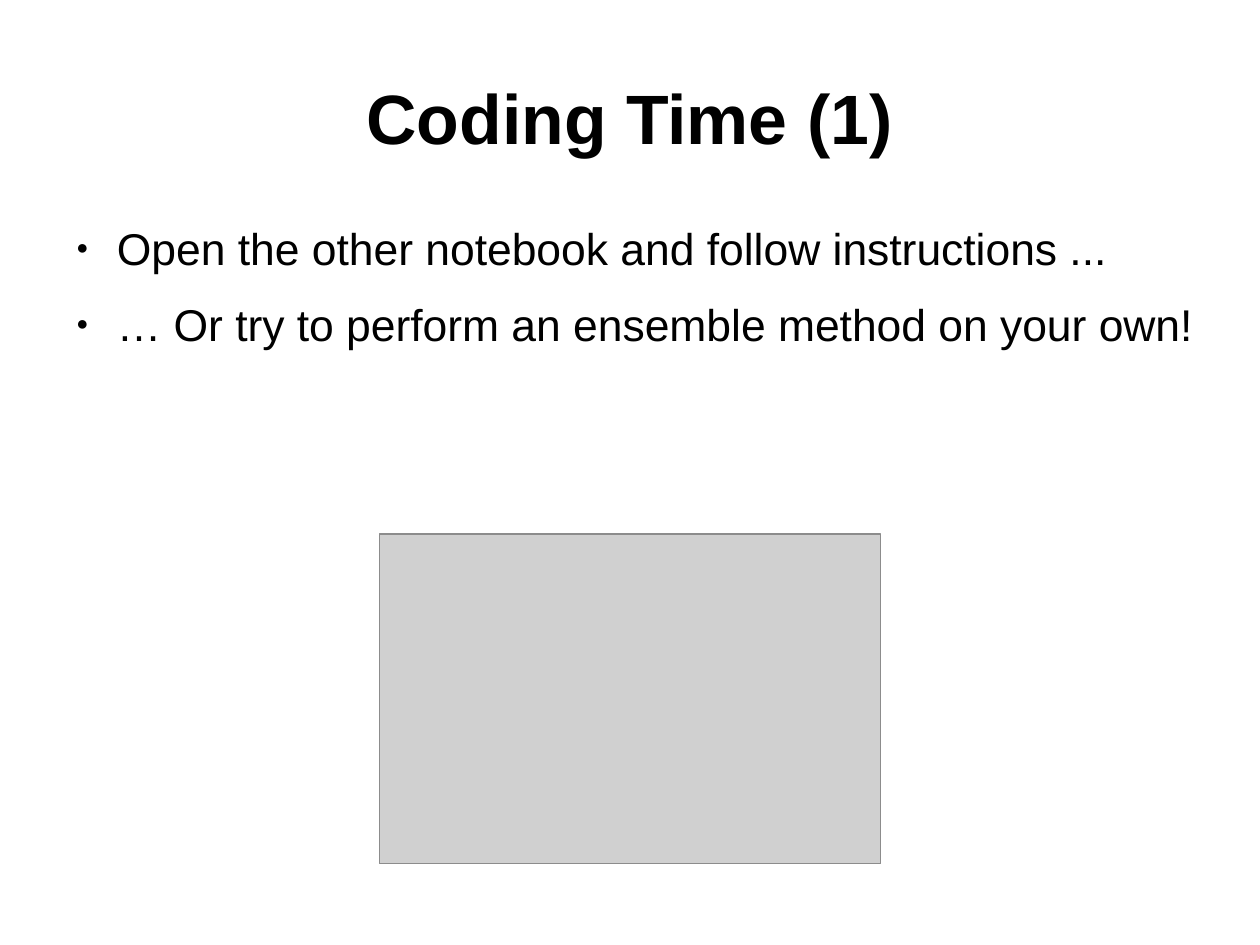
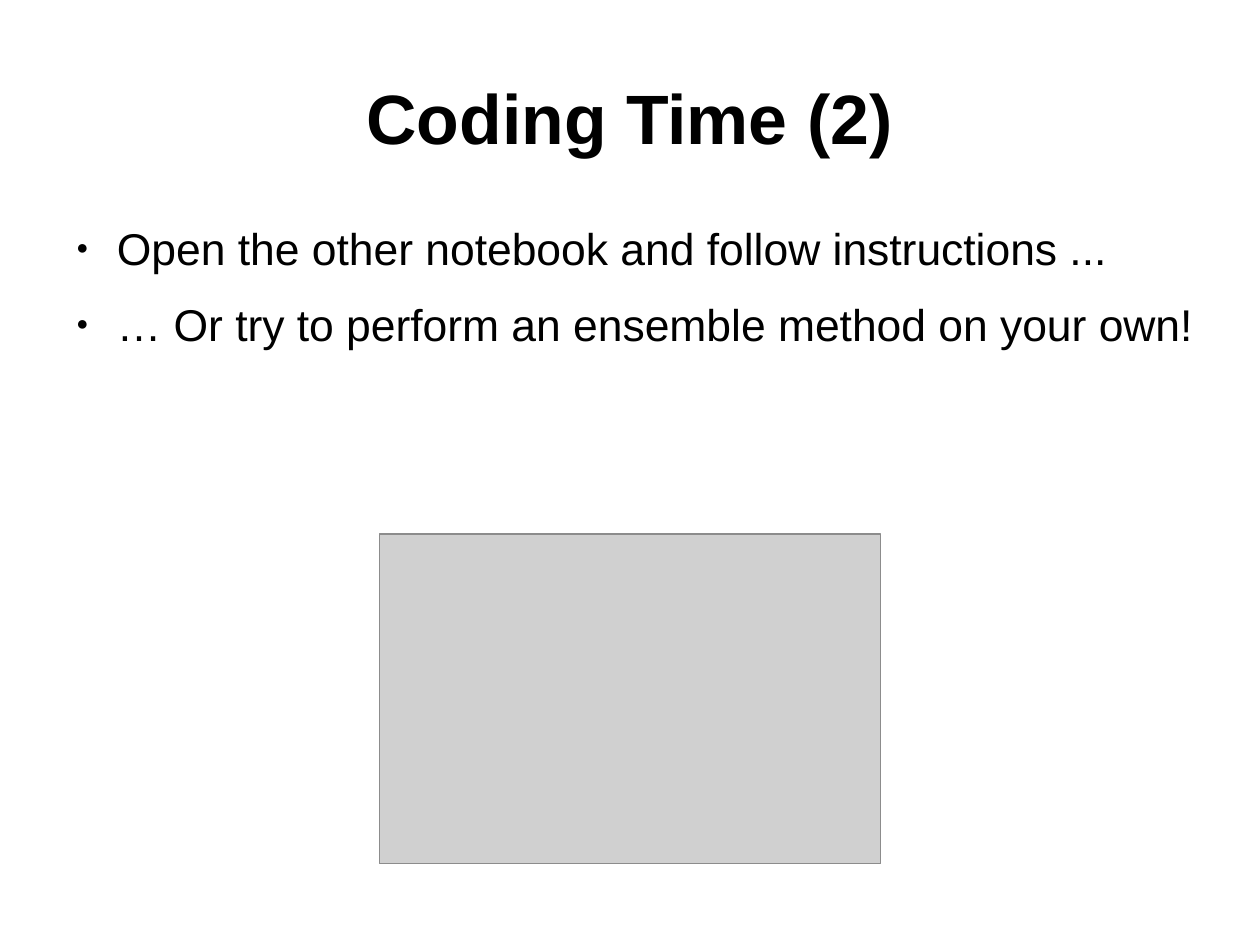
Before and after one commit to tayoakins/bigdata_aims_senegal_II, a slide deck: slide 14 of Slides/ML05_DT_plus.odp. Drawn at 1260x945 pixels with LibreOffice and Linux fonts; fonts in the diff are those of the drawing; grey boxes stand for pictures. Boxes give left, top, right and bottom in pixels: in the first picture for what was removed or moved away, otherwise in the second. Text is boxed around its words. In the diff, an @@ line names an element or a change of style, - is before the commit and + after.

```diff
--- a/Slides/ML05_DT_plus.odp
+++ b/Slides/ML05_DT_plus.odp
@@ title at <box>366,93,892,157</box>: text changed @@
-Coding Time (1)
+Coding Time (2)
```
Also in this commit, not shown: 2 other slides changed.
